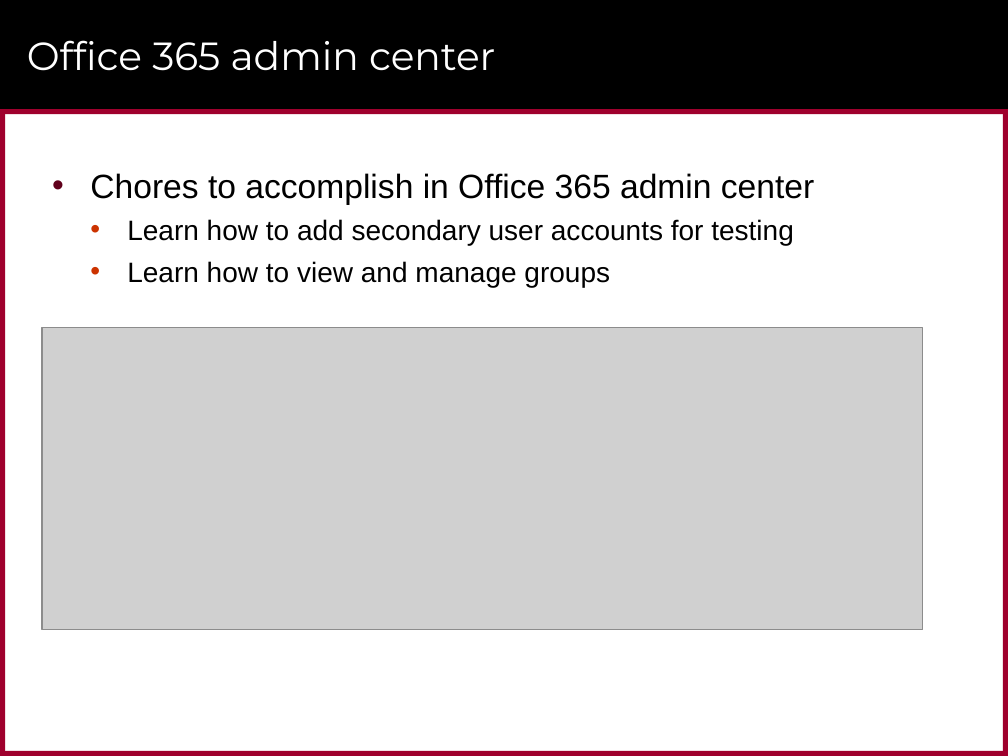
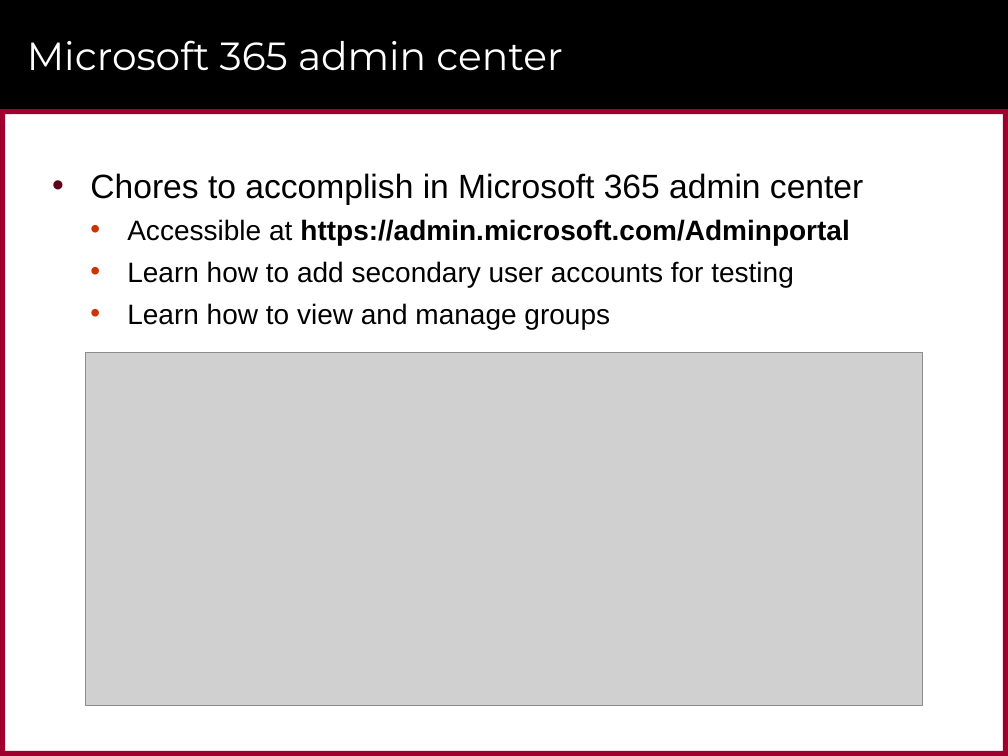
Before and after one commit to CriticalPathTraining/MSD365_Courseware, a slide deck: slide 14 of 01 GettingStarted.pptx (slide 13 before the commit). Drawn at 1008x756 pixels with LibreOffice and Linux fonts; fonts in the diff are those of the drawing; grey boxes stand for pictures; background and template pictures are left out. Boxes give left, top, right and bottom in pixels: in the first picture for what was removed or moved away, otherwise in the second. Text is boxed around its words. In the diff, an @@ line names an element or a change of style, - is before the commit and + after.

```diff
--- a/01 GettingStarted.pptx
+++ b/01 GettingStarted.pptx
@@ title at (x1=27, y1=40, x2=562, y2=71): text changed @@
-Office 365 admin center
+Microsoft 365 admin center
@@ text at (x1=90, y1=173, x2=863, y2=245): text changed; size 24 to 20 pt @@
-• Chores to accomplish in Office 365 admin center
+• Chores to accomplish in Microsoft 365 admin center
+  • Accessible at https://admin.microsoft.com/Adminportal
@@ picture resized from (x1=42, y1=328, x2=923, y2=630) to (x1=86, y1=353, x2=923, y2=706) @@
```
Also in this commit, not shown: 4 other slides changed, 1 slide removed, 3 other files.
